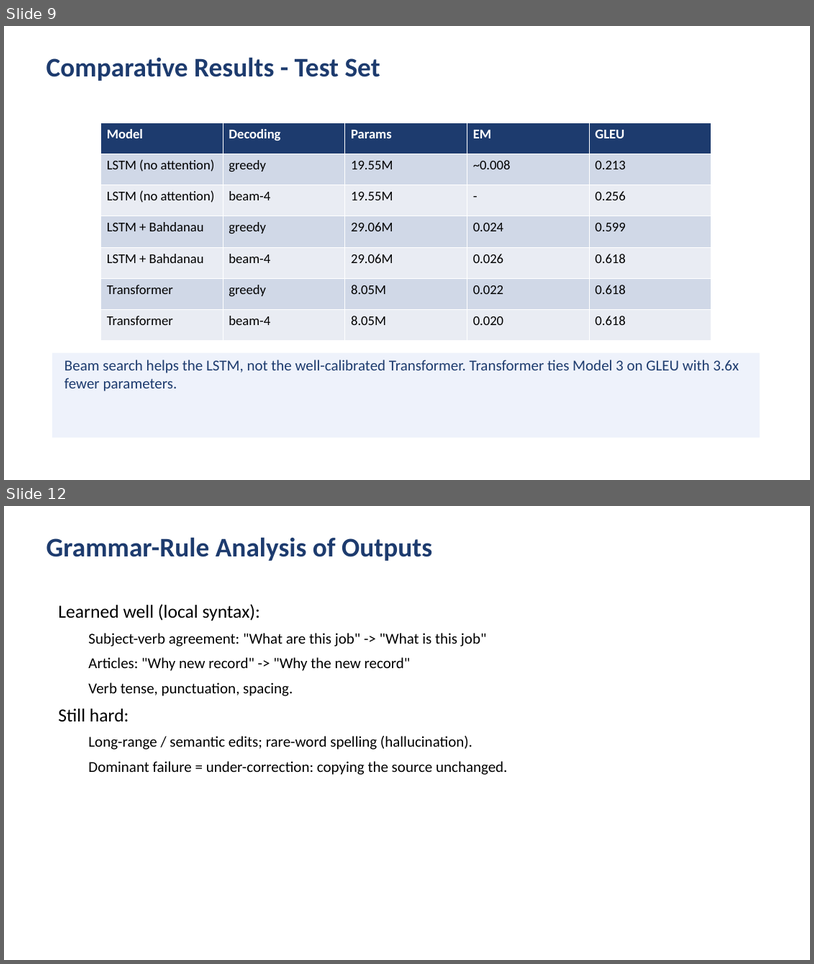
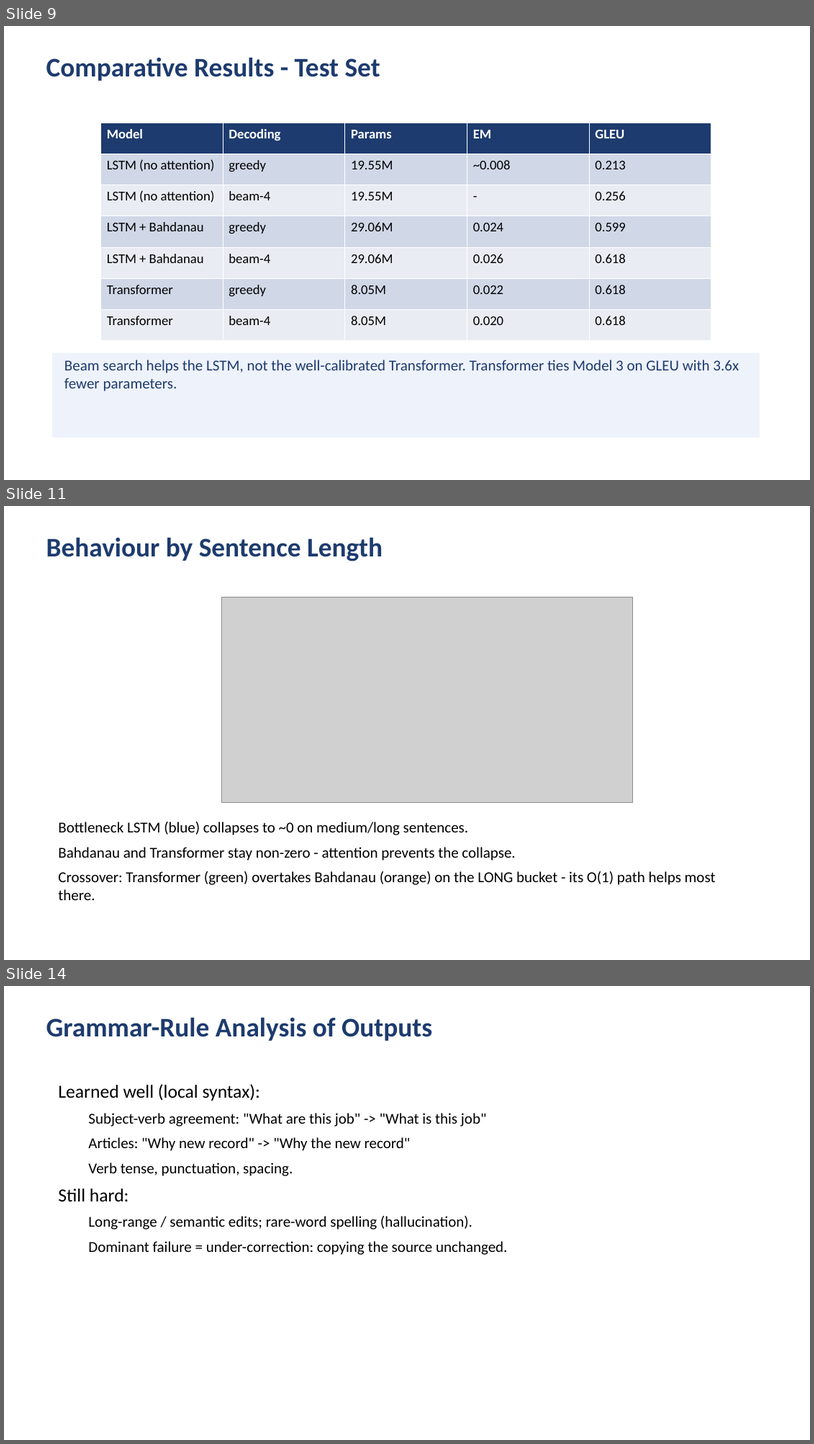
Before and after one commit to IbrahimHanafy2222/Deep-Project, a slide deck: presentation/slides.pptx. Shown one above the other, each under a label of ours: slides 9 and 12 before the commit, slides 9, 11 and 14 after it; the slides between them are not shown. The pictures are 814x964 and 814x1444 pixels, drawn with LibreOffice and Linux fonts; fonts in the diff are those of the drawing; grey boxes stand for pictures. Boxes give left, top, right and bottom in pixels: in the first picture for what was removed or moved away, otherwise in the second. Text is boxed around its words. In the diff, an @@ line names an element or a change of style, - is before the commit and + after.

Commit message:
Add figures, 3-model worked examples, and deeper comparative analysis
- report.tex: add three_way_compare and transformer cross-attention figures;
  add worked-example section (3 correctors side by side) and a section
  explaining why the attention LSTM and Transformer score so close;
  expand the Bag-of-Words limitations discussion
- presentations (Beamer/reveal/print/pptx): add worked-example and
  why-P4-approx-P5 slides; swap in the three-way length comparison figure;
  expand the Bag-of-Words slide; decks now 17 slides
- DEEP_LEARNING_EXPLAINER: add why-LSTM+attention-approx-Transformer section

```diff
--- a/presentation/slides.pptx
+++ b/presentation/slides.pptx
@@ slide 11 added at box(4, 506, 810, 960), background #FFFFFF @@
@@ text added at box(46, 537, 383, 561), 32 pt, text #1D3B6E, bold @@
+Behaviour by Sentence Length
@@ picture added at box(221, 597, 633, 803) @@
@@ text added at box(58, 821, 716, 900), 18 pt, text #000000 @@
+Bottleneck LSTM (blue) collapses to ~0 on medium/long sentences.
+Bahdanau and Transformer stay non-zero - attention prevents the collapse.
+Crossover: Transformer (green) overtakes Bahdanau (orange) on the LONG bucket - its O(1) path helps most there.
@@ what was slide 12 is now slide 14 @@
```
Also in this commit, not shown: 1 slide changed, 3 other slides added, 2 slides removed, 7 other files.
